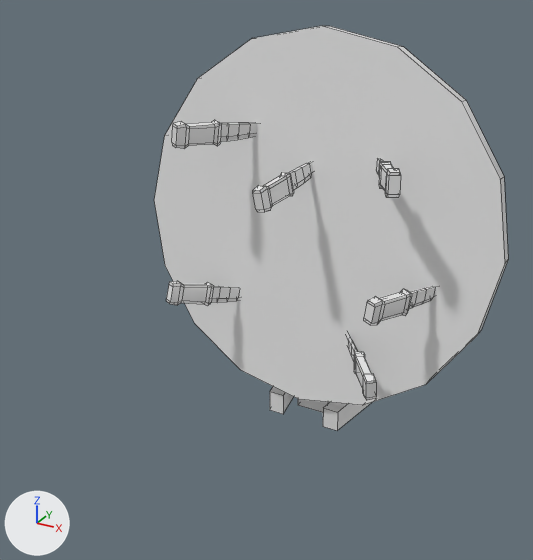
An edit to the FBX model 3DProjekti/Assets/Models/WheelOfDeath.fbx, drawn before and after from the same camera.
Camera for both pictures: a 50 mm lens placed at (2.36, -4.4, 3.75), pointed at (-0.23, 0.31, 1.39). Lighting does not change. The marker at lower left points along +X, +Y and +Z. Mesh edges are drawn as thin lines. Where no turn or scale is listed for an object, it has been applied to the vertices.

Before the edit, the objects in view are built like this:
```python
me_msh_wheelofdeath = bpy.data.meshes.new('MSH_WheelofDeath')
me_msh_wheelofdeath.from_pydata(...)  # 558 vertices, 459 faces; spans x -1.52..1.51, y -1.49..1.2, z 0.0..3.28
# faces by material slot: [63, 396]
me_msh_wheelofdeath.materials.append(mat_wheelofdeath)  # white #e7e7e7
me_msh_wheelofdeath.materials.append(mat_knives)  # white #e7e7e7
ob_msh_wheelofdeath = bpy.data.objects.new('MSH_WheelofDeath', me_msh_wheelofdeath)
ob_msh_wheelofdeath.location = (0.0, 1.433, 0.0)
```
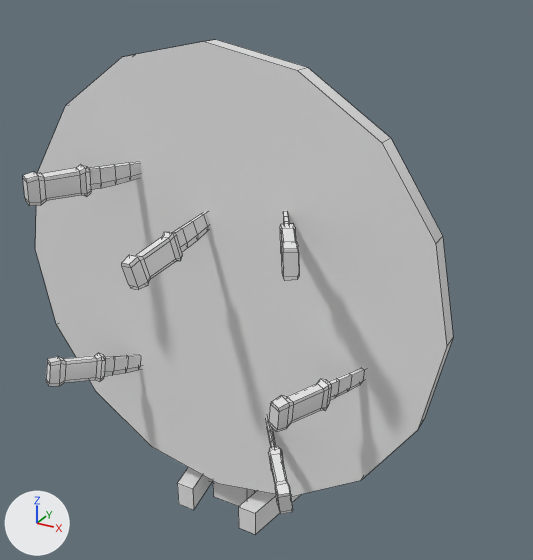
Where the change shows, as pixel boxes (x1, y1, x2, y2) in the pictures (533 x 560 px; the box of a moved part takes in the faces that stretch with it):
'MSH_WheelofDeath', reshaped, moved (21% wider, 22% taller)
    before: (154, 26, 508, 431)
    after: (23, 40, 453, 534)
part 1 of me_msh_wheelofdeath, moved or reshaped
    before: (154, 26, 508, 405)
    after: (35, 40, 453, 497)
part 2 of me_msh_wheelofdeath, moved or reshaped
    before: (409, 286, 436, 309)
    after: (329, 368, 365, 401)
part 3 of me_msh_wheelofdeath, moved or reshaped
    before: (364, 289, 412, 325)
    after: (269, 379, 331, 431)
part 4 of me_msh_wheelofdeath, moved or reshaped
    before: (347, 333, 358, 360)
    after: (266, 416, 276, 447)
part 5 of me_msh_wheelofdeath, moved or reshaped
    before: (354, 352, 376, 400)
    after: (268, 446, 293, 514)
part 6 of me_msh_wheelofdeath, moved or reshaped
    before: (376, 158, 384, 176)
    after: (283, 211, 289, 224)
part 7 of me_msh_wheelofdeath, moved or reshaped
    before: (379, 162, 401, 198)
    after: (280, 224, 299, 281)
part 8 of me_msh_wheelofdeath, moved or reshaped
    before: (290, 162, 312, 190)
    after: (174, 212, 209, 252)
part 9 of me_msh_wheelofdeath, moved or reshaped
    before: (253, 172, 294, 212)
    after: (122, 232, 182, 290)
part 10 of me_msh_wheelofdeath, moved or reshaped
    before: (211, 286, 240, 302)
    after: (104, 355, 142, 376)
part 11 of me_msh_wheelofdeath, moved or reshaped
    before: (166, 281, 214, 306)
    after: (46, 353, 105, 386)
part 12 of me_msh_wheelofdeath, moved or reshaped
    before: (221, 123, 258, 141)
    after: (89, 162, 140, 190)
part 13 of me_msh_wheelofdeath, moved or reshaped
    before: (172, 120, 222, 149)
    after: (23, 164, 91, 206)

The change in detail:
me_msh_wheelofdeath has 558 vertices, 459 faces and spans x -1.52..1.51, y -1.49..1.2, z 0.0..3.28.
me_msh_wheelofdeath is used by ob_msh_wheelofdeath; location (0.0, 1.433, 0.0).
me_msh_wheelofdeath part 1: the loose piece of 32 vertices spanning x -1.52..1.51, y -0.97..-0.58, z 0.25..3.28 is turned 5 degrees about the x axis through its middle, then moved by (0.0, 0.0, 0.03).
me_msh_wheelofdeath part 2: the loose piece of 25 vertices spanning x 0.9..1.09, y -1.13..-0.77, z 1.38..1.53 is turned 5 degrees about the x axis through its middle, then moved by (0.0, 0.03, 0.01).
me_msh_wheelofdeath part 3: the loose piece of 48 vertices spanning x 0.72..0.95, y -1.46..-1.09, z 1.36..1.57 is turned 5 degrees about the x axis through its middle, then moved by (0.0, 0.03, -0.01).
me_msh_wheelofdeath part 4: the loose piece of 25 vertices spanning x 0.36..0.61, y -1.18..-0.85, z 0.83..0.98 is turned 5 degrees about the x axis through its middle, then moved by (0.0, 0.07, 0.01).
me_msh_wheelofdeath part 5: the loose piece of 48 vertices spanning x 0.57..0.85, y -1.49..-1.13, z 0.78..0.99 is turned 5 degrees about the x axis through its middle, then moved by (0.0, 0.08, -0.02).
me_msh_wheelofdeath part 6: the loose piece of 25 vertices spanning x 0.46..0.68, y -1.06..-0.7, z 2.27..2.42 is turned 5 degrees about the x axis through its middle, then moved by (0.0, -0.05, 0.02).
me_msh_wheelofdeath part 7: the loose piece of 48 vertices spanning x 0.63..0.88, y -1.38..-1.01, z 2.26..2.47 is turned 5 degrees about the x axis through its middle, then moved by (0.0, -0.05, -0.01).
me_msh_wheelofdeath part 8: the loose piece of 25 vertices spanning x -0.09..0.0, y -1.1..-0.71, z 2.12..2.3 is turned 5 degrees about the x axis through its middle, then moved by (0.0, -0.04, 0.02).
me_msh_wheelofdeath part 9: the loose piece of 48 vertices spanning x -0.17..-0.02, y -1.45..-1.05, z 2.06..2.29 is turned 5 degrees about the x axis through its middle, then moved by (0.0, -0.04, -0.02).
me_msh_wheelofdeath part 10: the loose piece of 25 vertices spanning x -0.79..-0.58, y -1.15..-0.79, z 1.01..1.22 is turned 5 degrees about the x axis through its middle, then moved by (0.0, 0.06, 0.01).
me_msh_wheelofdeath part 11: the loose piece of 48 vertices spanning x -1.0..-0.74, y -1.47..-1.08, z 1.06..1.33 is turned 5 degrees about the x axis through its middle, then moved by (0.0, 0.05, -0.01).
me_msh_wheelofdeath part 12: the loose piece of 25 vertices spanning x -0.71..-0.49, y -1.08..-0.73, z 2.43..2.57 is turned 5 degrees about the x axis through its middle, then moved by (0.0, -0.07, 0.01).
me_msh_wheelofdeath part 13: the loose piece of 48 vertices spanning x -0.91..-0.65, y -1.4..-1.04, z 2.41..2.62 is turned 5 degrees about the x axis through its middle, then moved by (0.0, -0.06, -0.01).
Object 'MSH_WheelofDeath' (ob_msh_wheelofdeath) moves from (0.0, 1.433, 0.0) to (0.0, 0.011, 0.0).
